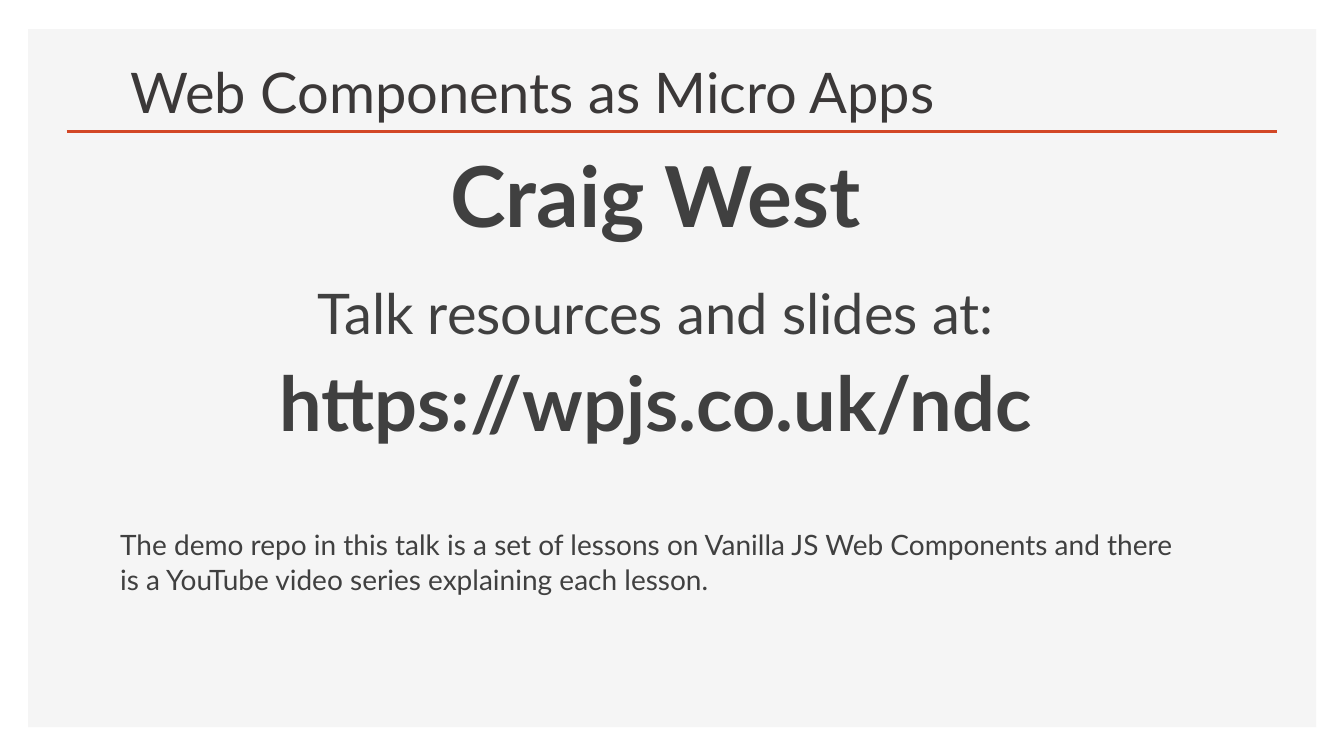
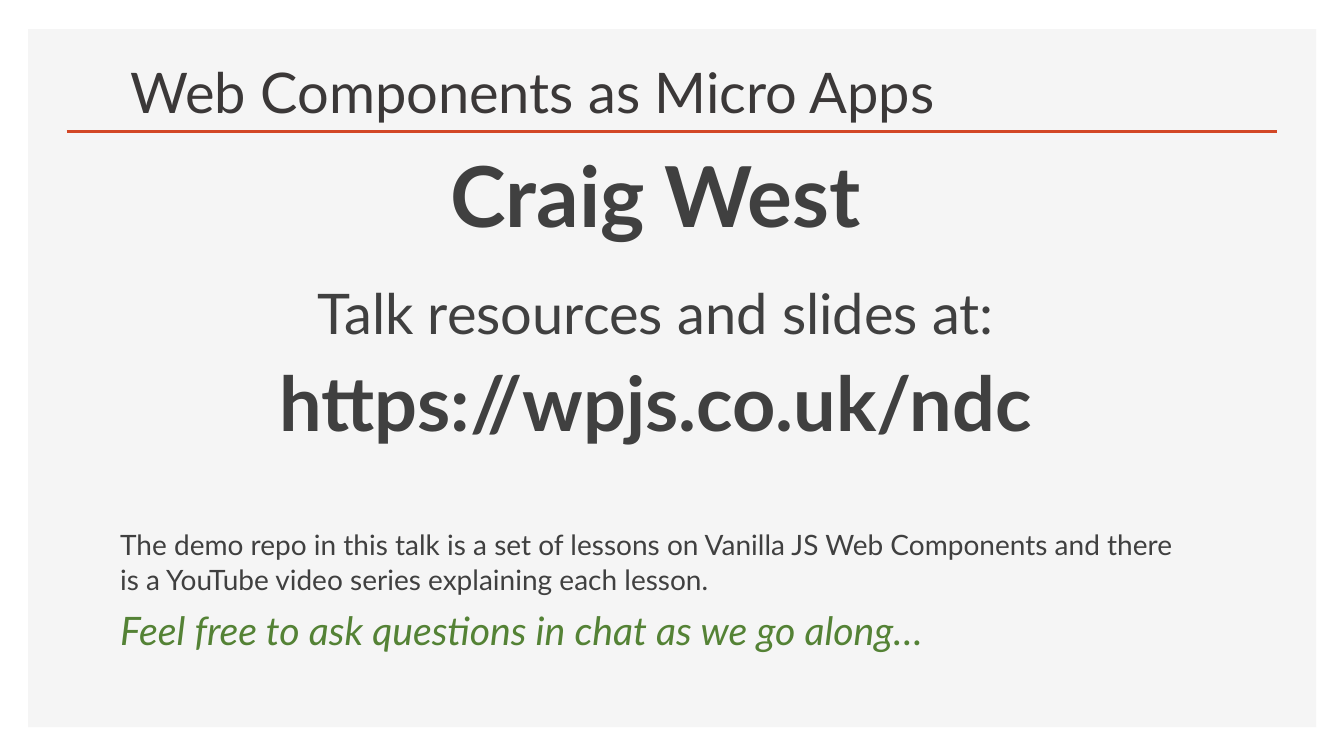
Before and after one commit to iwswordpress/ndc-london-web-components, a slide deck: slide 1 of talk.pptx. Drawn at 1344x756 pixels with LibreOffice and Linux fonts; fonts in the diff are those of the drawing. Boxes give left, top, right and bottom in pixels: in the first picture for what was removed or moved away, otherwise in the second. Text is boxed around its words. In the diff, an @@ line names an element or a change of style, - is before the commit and + after.

```diff
--- a/talk.pptx
+++ b/talk.pptx
@@ text at bbox=[120, 616, 923, 652]: paragraph added @@
+  Feel free to ask questions in chat as we go along…
```
Also in this commit, not shown: 1 other file.
